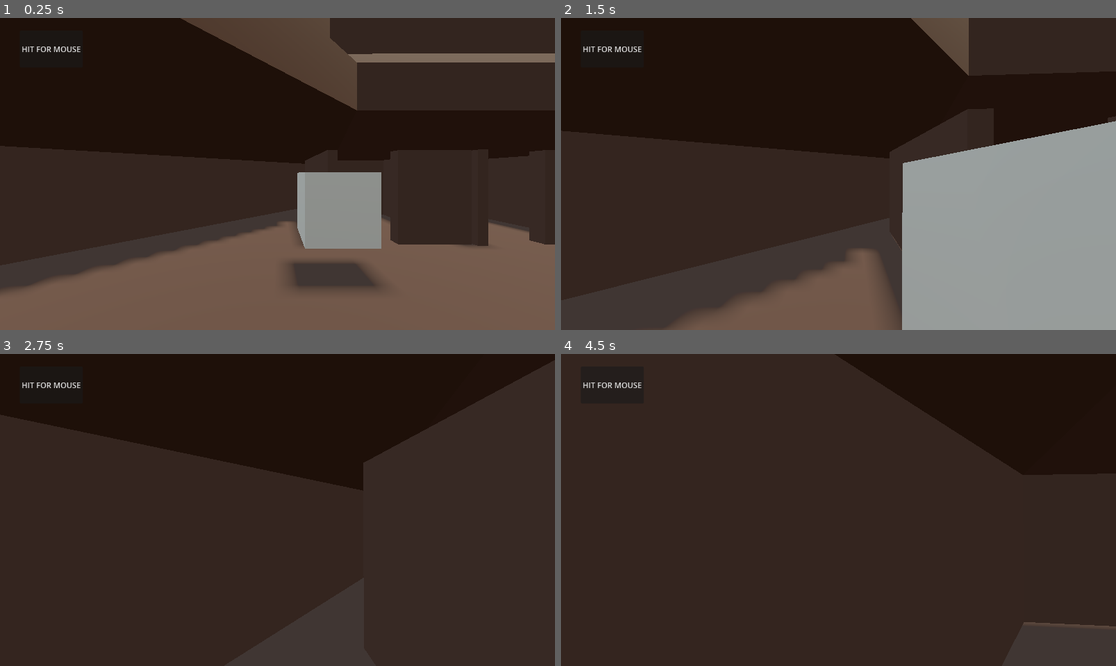
Above: before the commit, frames 1-4 (two rows, left to right).
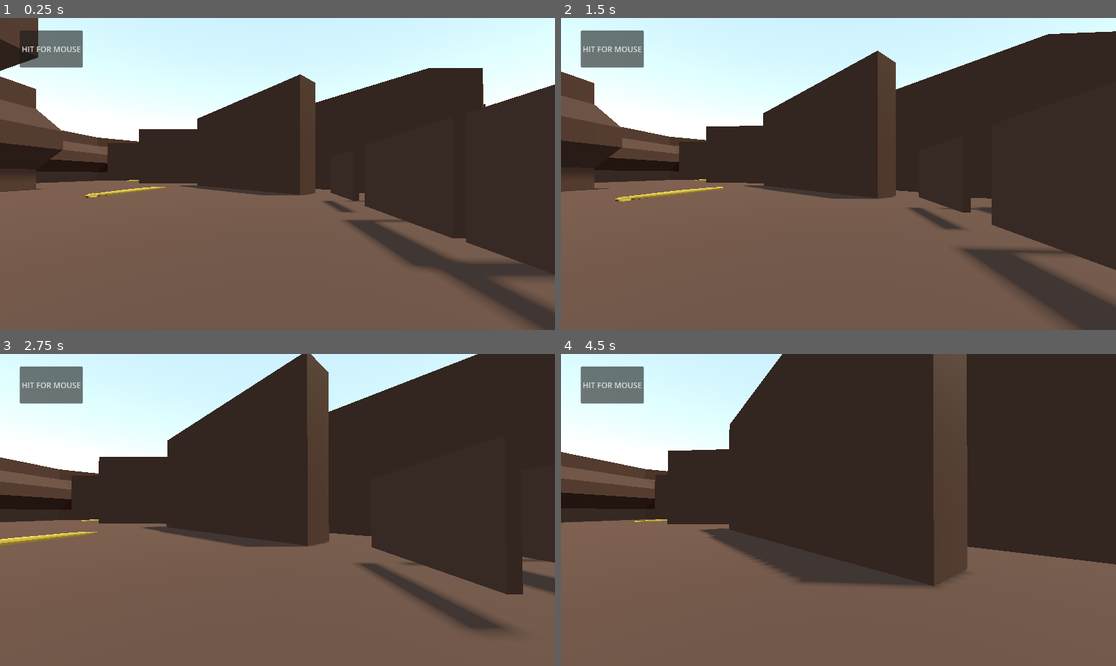
Above: after the commit, the same moments.

Repository: vrcdrafter/snake_dev_ground
Game: Godot game, scene res://Scenes/MainScene.tscn
Two runs of this game, one before a commit and one after it. Both use one fixed random seed, a clock stepped at 60 frames per second and the inputs below.
Inputs (mouse positions are in pixels of both pictures, inside the frame that each line leads up to):
- Up to frame 1 (0.25 s): no input
- Up to frame 2 (1.5 s): tap Enter (ui_accept) at 0.5, 0.77 s; move the mouse to (866, 174) at 0.52 s; hold Up (ui_up) from 0.53 s (still down); tap F at 0.6 s; move the mouse to (810, 174) at 1.27 s; tap Shift at 1.35 s
- Up to frame 3 (2.75 s): keep holding Up (ui_up); tap Enter (ui_accept) at 1.52 s; move the mouse to (288, 503) at 2.02 s; tap F at 2.1 s
- Up to frame 4 (4.5 s): keep holding Up (ui_up); move the mouse to (832, 516) at 2.77 s; tap Shift at 2.85, 4.35 s; tap Enter (ui_accept) at 3.02, 3.77 s; move the mouse to (877, 513) at 3.52 s; tap F at 3.6 s; move the mouse to (794, 506) at 4.27 s

The runs differ from the first frame. In frame 1, 54% of the frame differs, in the area x 0-100%, y 0-100%; in frame 2, 73%; in frame 3, 57%; in frame 4, 53%.
Error in both runs: Invalid call. Nonexistent function 'is_visible_in_tree' in base 'Nil'. (res://Scripts/Player.gd:50)

Commit message:
have set the code where it can patrol properly without actually ensnaring the cubes

Diff:
--- a/Scenes/MainScene.tscn
+++ b/Scenes/MainScene.tscn
@@ -40,7 +40,7 @@
 mesh = ExtResource("1_s0lyc")
 
 [node name="Player" parent="." instance=ExtResource("3_8gvmm")]
-transform = Transform3D(-4.37114e-08, 0, 1, 0, 1, 0, -1, 0, -4.37114e-08, -43.0381, 1.30242, -0.75403)
+transform = Transform3D(-4.37114e-08, 0, 1, 0, 1, 0, -1, 0, -4.37114e-08, 38.3386, 1.30242, -0.75403)
 
 [node name="Snake" parent="." node_paths=PackedStringArray("target") instance=ExtResource("4_7ghly")]
 transform = Transform3D(1, 0, 0, 0, 1, 0, 0, 0, 1, -7.58759, 0.0424972, 30.2918)
@@ -49,19 +49,31 @@
 acceleration = 0.5
 
 [node name="Snake2" parent="." node_paths=PackedStringArray("target") instance=ExtResource("4_7ghly")]
-transform = Transform3D(1, 0, 0, 0, 1, 0, 0, 0, 1, 20.6765, 0.0424972, 13.0036)
+transform = Transform3D(1, 0, 0, 0, 1, 0, 0, 0, 1, 21.0024, 0.0424972, 11.5721)
 target = NodePath("../Player")
 max_speed = 2.0
 acceleration = 0.5
 
 [node name="Snake3" parent="." node_paths=PackedStringArray("target") instance=ExtResource("4_7ghly")]
-transform = Transform3D(1, 0, 0, 0, 1, 0, 0, 0, 1, 20.6765, 0.0424972, -28.0632)
+transform = Transform3D(1, 0, 0, 0, 1, 0, 0, 0, 1, 21.0024, 0.0424972, -23.9337)
 target = NodePath("../Player")
 max_speed = 2.0
 acceleration = 0.5
 
 [node name="Snake4" parent="." node_paths=PackedStringArray("target") instance=ExtResource("4_7ghly")]
-transform = Transform3D(1, 0, 0, 0, 1, 0, 0, 0, 1, 31.5685, 0.0424972, 1.25185)
+transform = Transform3D(1, 0, 0, 0, 1, 0, 0, 0, 1, 46.5357, 0.0424972, -17.9321)
+target = NodePath("../Player")
+max_speed = 2.0
+acceleration = 0.5
+
+[node name="Snake5" parent="." node_paths=PackedStringArray("target") instance=ExtResource("4_7ghly")]
+transform = Transform3D(0.719776, 0, 0.694206, 0, 1, 0, -0.694206, 0, 0.719776, -21.3256, 0.0424972, -19.1526)
+target = NodePath("../Player")
+max_speed = 2.0
+acceleration = 0.5
+
+[node name="Snake6" parent="." node_paths=PackedStringArray("target") instance=ExtResource("4_7ghly")]
+transform = Transform3D(0.994007, 0, 0.109318, 0, 1, 0, -0.109318, 0, 0.994007, -13.0001, 0.0424972, -47.7836)
 target = NodePath("../Player")
 max_speed = 2.0
 acceleration = 0.5
@@ -86,6 +98,7 @@
 script = ExtResource("4_g768y")
 
 [node name="idle_objects" type="Node3D" parent="."]
+visible = false
 
 [node name="cube1" type="MeshInstance3D" parent="idle_objects" groups=["patrol_object"]]
 transform = Transform3D(1, 0, 0, 0, 1, 0, 0, 0, 1, 10.3497, 0.999507, 34.3061)
@@ -96,27 +109,23 @@
 mesh = SubResource("BoxMesh_txush")
 
 [node name="cube3" type="MeshInstance3D" parent="idle_objects" groups=["patrol_object"]]
-transform = Transform3D(1, 0, 0, 0, 1, 0, 0, 0, 1, 16.7545, 0.999507, -30.842)
+transform = Transform3D(1, 0, 0, 0, 1, 0, 0, 0, 1, -12.8304, 0.999507, 6.15189)
 mesh = SubResource("BoxMesh_txush")
 
 [node name="cube4" type="MeshInstance3D" parent="idle_objects" groups=["patrol_object"]]
-transform = Transform3D(1, 0, 0, 0, 1, 0, 0, 0, 1, -10.341, 0.999507, -30.842)
+transform = Transform3D(1, 0, 0, 0, 1, 0, 0, 0, 1, -32.1027, 0.999507, 6.15189)
 mesh = SubResource("BoxMesh_txush")
 
 [node name="cube5" type="MeshInstance3D" parent="idle_objects" groups=["patrol_object"]]
-transform = Transform3D(1, 0, 0, 0, 1, 0, 0, 0, 1, -46.2043, 0.999507, -22.3388)
+transform = Transform3D(1, 0, 0, 0, 1, 0, 0, 0, 1, -32.1027, 0.999507, -23.4363)
 mesh = SubResource("BoxMesh_txush")
 
 [node name="cube6" type="MeshInstance3D" parent="idle_objects" groups=["patrol_object"]]
-transform = Transform3D(1, 0, 0, 0, 1, 0, 0, 0, 1, -46.2043, 0.999507, -1.61328)
+transform = Transform3D(1, 0, 0, 0, 1, 0, 0, 0, 1, -12.1419, 0.999507, -33.6582)
 mesh = SubResource("BoxMesh_txush")
 
 [node name="cube7" type="MeshInstance3D" parent="idle_objects" groups=["patrol_object"]]
-transform = Transform3D(1, 0, 0, 0, 1, 0, 0, 0, 1, -29.8791, 0.999507, -1.61328)
-mesh = SubResource("BoxMesh_txush")
-
-[node name="cube8" type="MeshInstance3D" parent="idle_objects" groups=["patrol_object"]]
-transform = Transform3D(1, 0, 0, 0, 1, 0, 0, 0, 1, 9.92887, 0.999507, -59.6916)
+transform = Transform3D(1, 0, 0, 0, 1, 0, 0, 0, 1, -12.1419, 0.999507, -51.8007)
 mesh = SubResource("BoxMesh_txush")
 
 [connection signal="remove_mouse" from="Player" to="Button" method="_on_player_remove_mouse"]
@@ -124,4 +133,6 @@
 [connection signal="ensnared" from="Snake2" to="Player" method="_on_snake_ensnared"]
 [connection signal="ensnared" from="Snake3" to="Player" method="_on_snake_ensnared"]
 [connection signal="ensnared" from="Snake4" to="Player" method="_on_snake_ensnared"]
+[connection signal="ensnared" from="Snake5" to="Player" method="_on_snake_ensnared"]
+[connection signal="ensnared" from="Snake6" to="Player" method="_on_snake_ensnared"]
 [connection signal="button_down" from="Button" to="Player" method="_on_button_button_down"]
--- a/Scripts/Snake.gd
+++ b/Scripts/Snake.gd
@@ -58,10 +58,17 @@
 
 	if snake_state == "patrol":
 		# logic to pick new cub if close enough  .
-		if ((target.global_position - path_follow.global_position).length() < 2.0):
+		if ((target.global_position - path_follow.global_position).length() < 3.0):
+			print("switch patrol object")
 			pick_new_object = true
 		if pick_new_object:
-			target = patrol_objects.pick_random()
+			# to make sure the next target is different
+			var next_target = patrol_objects.pick_random()
+			while next_target == target:
+				print("bad target pick new one")
+				next_target = patrol_objects.pick_random()
+			print("good target continue")
+			target = next_target
 			pick_new_object = false
 	#Vector3.RIGHT because that's way snake is facing
 	var targetVel : Vector3 = Vector3.RIGHT * max_speed
@@ -70,23 +77,22 @@
 	path_follow.progress += nav_agent.velocity.length() * delta
 	if(!_ensnared && movement_path.get_baked_length() - path_follow.progress < path_update_len):
 		_append_path()
-	if((target.global_position - path_follow.global_position).length() < path_update_len * 2 && !_ensnared):
+	if((get_node("../Player").global_position - path_follow.global_position).length() < path_update_len * 2 && !_ensnared):
 		# if it reaches a cube go pick another one
-
 		_ensnare_target()
 		_ensnared = true
 
 		emit_signal("ensnared")
 	# check for snake if missed target and need to continue pursuit , IGNORE IF CUBE
-	if (_ensnared and ((target.global_position - path_follow.global_position).length() > 8.0) and ((target.global_position - path_follow.global_position).length() < 16.0)):
+	if (_ensnared and ((target.global_position - path_follow.global_position).length() > 4.0) and ((target.global_position - path_follow.global_position).length() < 16.0)):
 		_ensnared = false
 	# condition to go into patrol mode if too far away from player
-	if !_ensnared and ((get_node("../Player").global_position - path_follow.global_position).length() > 16.0):
+	if !_ensnared and ((get_node("../Player").global_position - path_follow.global_position).length() > 16.0) and not (snake_state == "patrol"):
 		snake_state = "patrol"
+		print("try to go into patrol")
 		pick_new_object = true
-
 		# condition to go into seek player mode
-	if ((get_node("../Player").global_position - path_follow.global_position).length() < 8) :
+	if ((get_node("../Player").global_position - path_follow.global_position).length() < 14) :
 		snake_state = "player_seeking"
 
 		# condition to seek new patrol target
Not shown, changed: exports/game/index.apple-touch-icon.png.import
Not shown, changed: exports/game/index.icon.png.import
Not shown, changed: exports/game/index.png.import
Not shown, changed: exports/game.zip
Not shown, changed: exports/game/index.html
Not shown, changed: exports/game/index.pck
